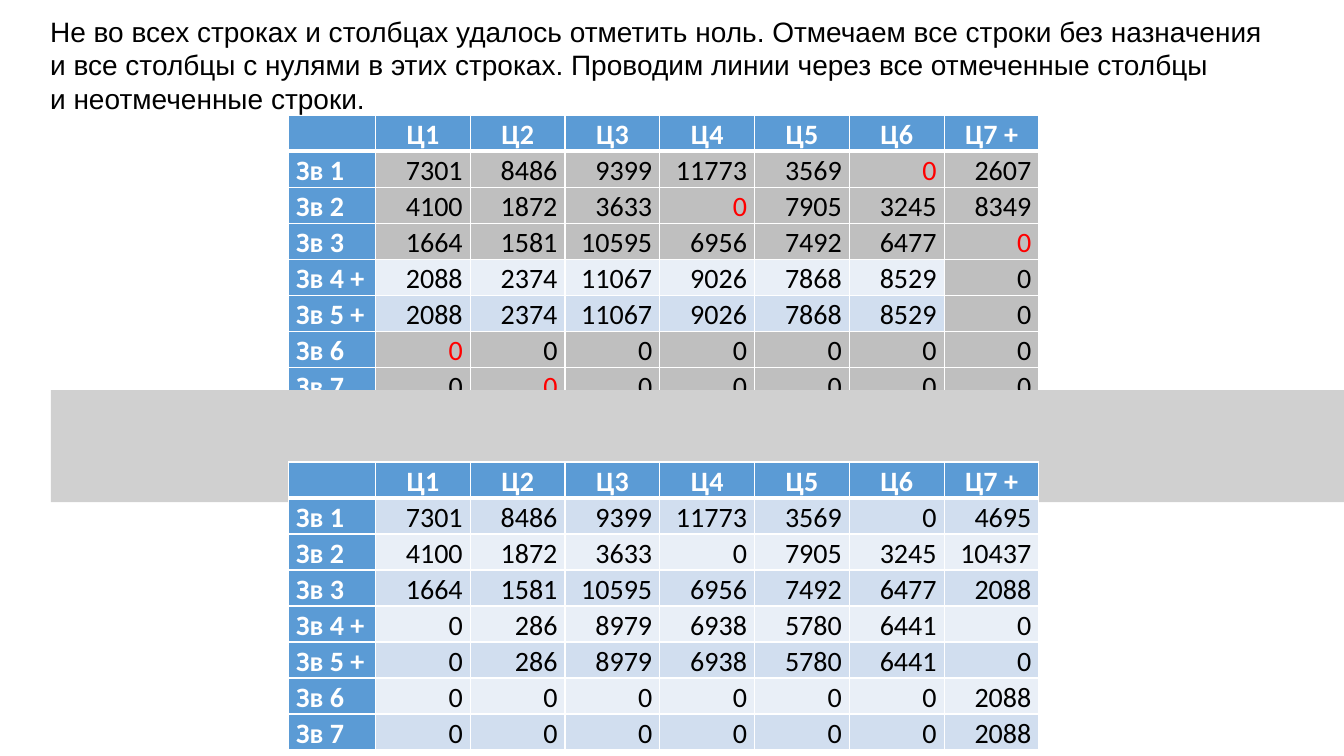
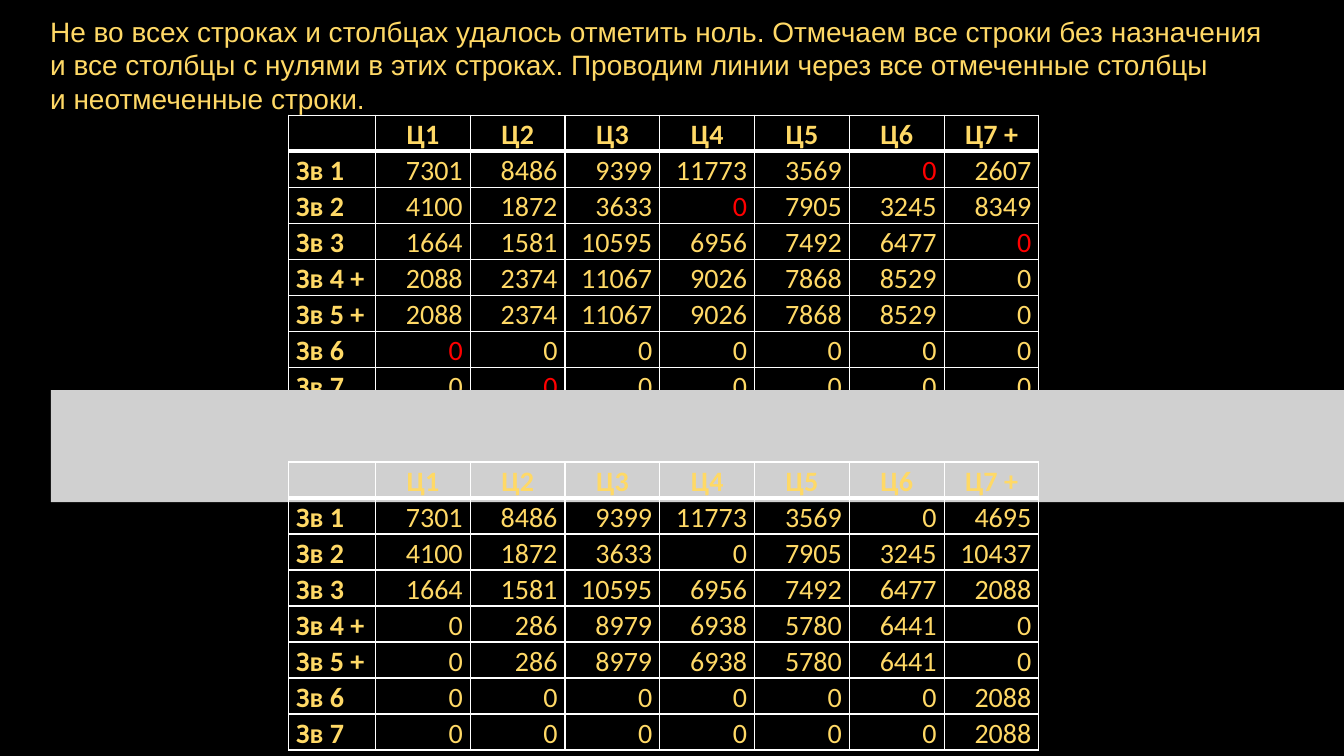
Before and after one commit to solovenko-v/study, a slide deck: slide 9 of Optimization Methods/Презентация Задача о назначениях.pptx. Drawn at 1344x756 pixels with LibreOffice and Linux fonts; fonts in the diff are those of the drawing; grey boxes stand for pictures; background and template pictures are left out. Boxes give left, top, right and bottom in pixels: in the first picture for what was removed or moved away, otherwise in the second. Text is boxed around its words. In the diff, an @@ line names an element or a change of style, - is before the commit and + after.

```diff
--- a/Optimization Methods/Презентация Задача о назначениях.pptx
+++ b/Optimization Methods/Презентация Задача о назначениях.pptx
@@ background #FFFFFF to picture (left out) @@
@@ text "Не во всех строках и ..." at <box>50,21,1262,114</box>: text colour #000000 to #FFD966 @@
@@ table at <box>288,115,1038,407</box> @@
@@ fill #5B9BD5 to none in 15 cells @@
@@ fill #BFBFBF to none in 37 cells @@
@@ fill #EAEFF7 to none in 6 cells @@
@@ fill #D2DEEF to none in 6 cells @@
@@ text colour #FFFFFF to #FFD966 in "Ц1", "Ц2", "Ц3", "Ц4" and 10 more places @@
@@ text colour #000000 to #FFD966 in "7301", "8486", "9399", "11773" and 40 more places @@
@@ table at <box>288,462,1038,749</box> @@
@@ fill #5B9BD5 to none in 15 cells @@
@@ fill #D2DEEF to none in 28 cells @@
@@ fill #EAEFF7 to none in 21 cells @@
@@ text colour #FFFFFF to #FFD966 in "Ц1", "Ц2", "Ц3", "Ц4" and 10 more places @@
@@ text colour #000000 to #FFD966 in "7301", "8486", "9399", "11773" and 45 more places @@
```
Also in this commit, not shown: 8 other slides changed, 2 slides added, 2 slides removed, 1 other file.
